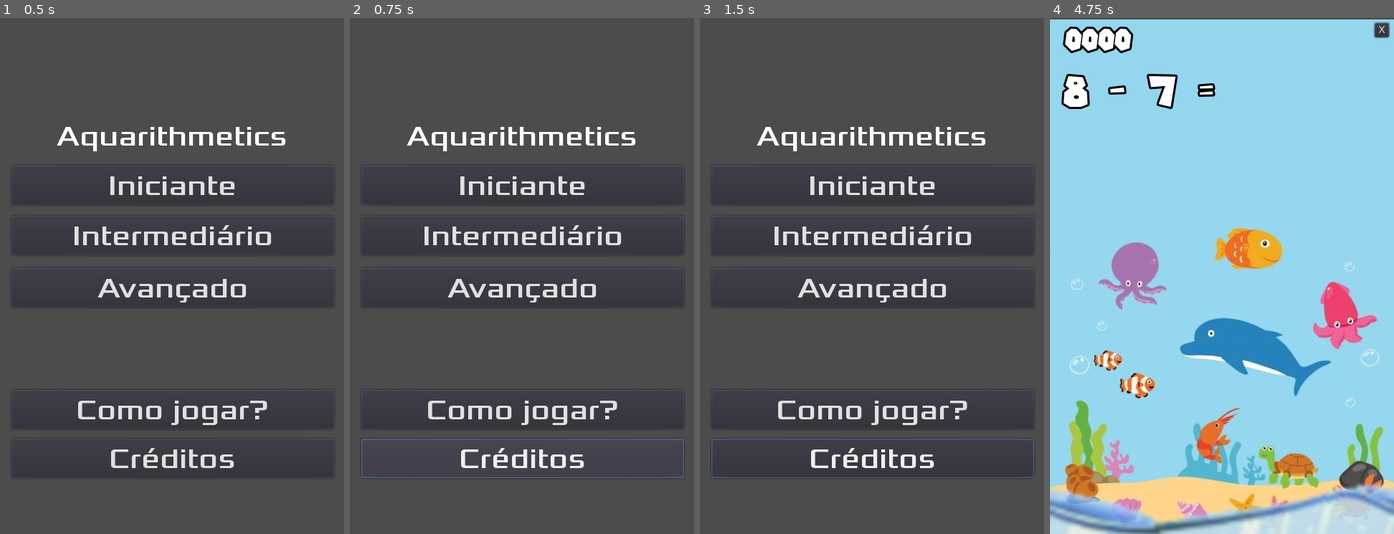
Above: before the commit, frames 1-4 (left to right).
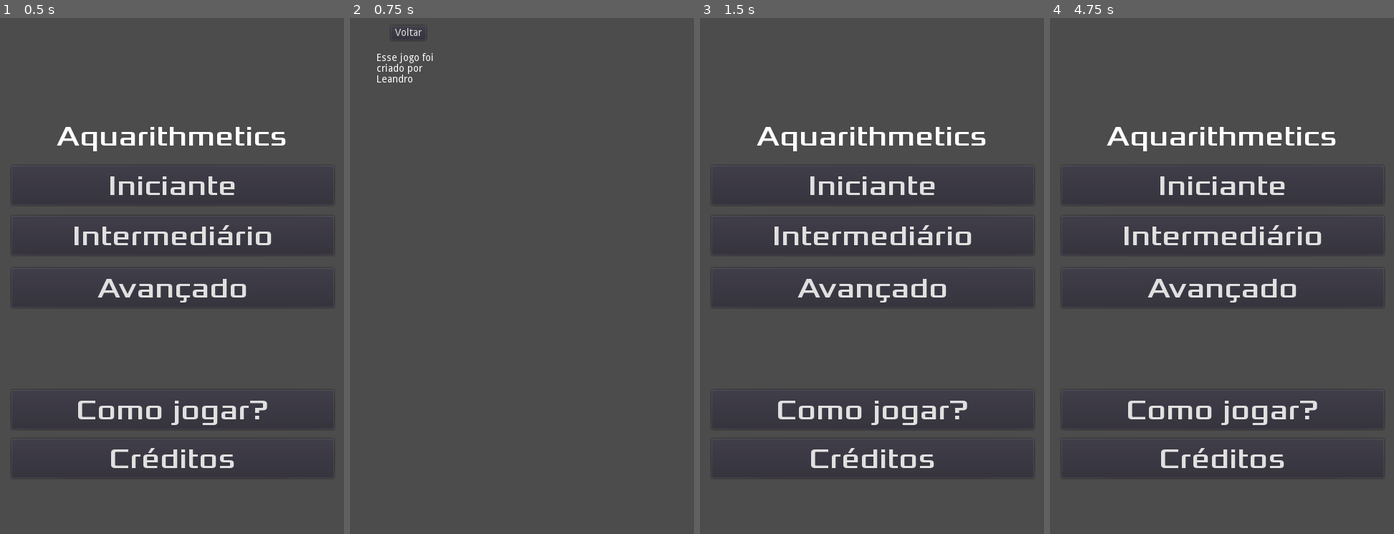
Above: after the commit, the same moments.

Repository: leandroruisjbv/aquarithmetics
Game: Godot game, scene res://cenas/Principal.tscn
The game is run twice, just before and just after one commit, with the same random seed, the same clock (stepped at 60 frames per second) and the same inputs.
Inputs (mouse positions are in pixels of both pictures, inside the frame that each line leads up to):
- Up to frame 1 (0.5 s): no input
- Up to frame 2 (0.75 s): click "Créditos" at 0.5 s
- Up to frame 3 (1.5 s): click (758, 33) at 1.25 s, where only the run after the commit has a clickable "Voltar"
- Up to frame 4 (4.75 s): click "Como jogar?" at 2 s; click (1222, 410) at 2.75 s, where only the run before the commit has a clickable "Como jogar?"; click (1222, 183) at 3.5 s, where only the run before the commit has a clickable "Iniciante"; click (1067, 23) at 4.25 s, where only the run after the commit has a clickable "Voltar"

Frame 1 is identical in both runs. In frame 2, 5.2% of the frame differs, in the area x 3-98%, y 1-90%; in frame 3, 0.3%; in frame 4, 99%, in the area x 0-100%, y 0-100%.

Commit message:
V3.0 finalizada
Sem descrição

Diff:
--- /dev/null
+++ b/Instrucoes.gd
@@ -0,0 +1,22 @@
+# Script Instruções
+extends CanvasLayer
+signal voltar
+
+
+
+func _ready():
+	$RichTextLabel.hide()
+	$Button.hide()
+	pass # Replace with function body.
+
+func mostrar_instrucoes():
+	$RichTextLabel.show()
+	$Button.show()
+	pass # Replace with function body.
+
+
+func _on_Button_pressed():
+	emit_signal("voltar")
+	$RichTextLabel.hide()
+	$Button.hide()
+	pass # Replace with function body.
--- a/cenas/Créditos.tscn
+++ b/cenas/Créditos.tscn
@@ -1,23 +1,27 @@
-[gd_scene format=2]
+[gd_scene load_steps=2 format=2]
 
-[node name="Créditos" type="Node2D"]
-__meta__ = {
-"_editor_description_": "Esse software foi desenvolvido por Leandro"
-}
+[ext_resource path="res://scripts/Creditos.gd" type="Script" id=1]
 
-[node name="CanvasLayer" type="CanvasLayer" parent="."]
+[node name="Créditos" type="CanvasLayer"]
+script = ExtResource( 1 )
 
-[node name="RichTextLabel" type="RichTextLabel" parent="CanvasLayer"]
-margin_right = 40.0
-margin_bottom = 40.0
+[node name="RichTextLabel" type="RichTextLabel" parent="."]
+margin_left = 37.0
+margin_top = 49.0
+margin_right = 150.0
+margin_bottom = 124.0
+text = "Esse jogo foi criado por Leandro"
 __meta__ = {
 "_edit_use_anchors_": false
 }
 
-[node name="Button" type="Button" parent="CanvasLayer"]
-margin_right = 12.0
-margin_bottom = 20.0
+[node name="Button" type="Button" parent="."]
+margin_left = 56.5611
+margin_top = 11.2373
+margin_right = 105.561
+margin_bottom = 31.2373
 text = "Voltar"
 __meta__ = {
 "_edit_use_anchors_": false
 }
+[connection signal="pressed" from="Button" to="." method="_on_Button_pressed"]
--- a/cenas/HUD.tscn
+++ b/cenas/HUD.tscn
@@ -113,4 +113,6 @@
 [connection signal="pressed" from="Easy" to="." method="_on_Easy_pressed"]
 [connection signal="pressed" from="Medium" to="." method="_on_Medium_pressed"]
 [connection signal="pressed" from="Hard" to="." method="_on_Hard_pressed"]
+[connection signal="pressed" from="About" to="." method="_on_About_pressed"]
+[connection signal="pressed" from="Instructions" to="." method="_on_Instructions_pressed"]
 [connection signal="pressed" from="QuitGame" to="." method="_on_QuitGame_pressed"]
--- a/cenas/Instruções.tscn
+++ b/cenas/Instruções.tscn
@@ -1,21 +1,25 @@
-[gd_scene format=2]
+[gd_scene load_steps=2 format=2]
 
-[node name="Instruções" type="Node2D"]
+[ext_resource path="res://Instrucoes.gd" type="Script" id=1]
 
-[node name="CanvasLayer" type="CanvasLayer" parent="."]
+[node name="Instruções" type="CanvasLayer"]
+script = ExtResource( 1 )
 
-[node name="RichTextLabel" type="RichTextLabel" parent="CanvasLayer"]
-margin_right = 40.0
-margin_bottom = 40.0
+[node name="RichTextLabel" type="RichTextLabel" parent="."]
+margin_left = 116.0
+margin_top = 126.0
+margin_right = 339.0
+margin_bottom = 336.0
 text = "Para jogar vc precisa inserir as respostas e apertar enter"
 __meta__ = {
 "_edit_use_anchors_": false
 }
 
-[node name="Button" type="Button" parent="CanvasLayer"]
-margin_right = 12.0
+[node name="Button" type="Button" parent="."]
+margin_right = 49.0
 margin_bottom = 20.0
 text = "Voltar"
 __meta__ = {
 "_edit_use_anchors_": false
 }
+[connection signal="pressed" from="Button" to="." method="_on_Button_pressed"]
--- a/cenas/Principal.tscn
+++ b/cenas/Principal.tscn
@@ -1,9 +1,11 @@
-[gd_scene load_steps=5 format=2]
+[gd_scene load_steps=7 format=2]
 
 [ext_resource path="res://cenas/Água.tscn" type="PackedScene" id=1]
 [ext_resource path="res://cenas/Jogador.tscn" type="PackedScene" id=2]
 [ext_resource path="res://scripts/Principal.gd" type="Script" id=3]
 [ext_resource path="res://cenas/HUD.tscn" type="PackedScene" id=4]
+[ext_resource path="res://cenas/Instruções.tscn" type="PackedScene" id=5]
+[ext_resource path="res://cenas/Créditos.tscn" type="PackedScene" id=6]
 
 [node name="Principal" type="Area2D"]
 script = ExtResource( 3 )
@@ -18,6 +20,12 @@
 [node name="StartTimer" type="Timer" parent="."]
 wait_time = 2.0
 one_shot = true
+
+[node name="Créditos" parent="." instance=ExtResource( 6 )]
+
+[node name="Instruções" parent="." instance=ExtResource( 5 )]
+[connection signal="about" from="HUD" to="." method="_on_HUD_about"]
+[connection signal="instructions" from="HUD" to="." method="_on_HUD_instructions"]
 [connection signal="quit_game" from="HUD" to="." method="_on_HUD_quit_game"]
 [connection signal="start_easy" from="HUD" to="." method="_on_HUD_start_easy"]
 [connection signal="start_hard" from="HUD" to="." method="_on_HUD_start_hard"]
@@ -27,3 +35,5 @@
 [connection signal="certo" from="Agua" to="." method="_on_Agua_certo"]
 [connection signal="errado" from="Agua" to="." method="_on_Agua_errado"]
 [connection signal="game_over" from="Agua" to="." method="game_over"]
+[connection signal="voltar" from="Créditos" to="." method="_on_Crditos_voltar"]
+[connection signal="voltar" from="Instruções" to="." method="_on_Instrues_voltar"]
--- /dev/null
+++ b/scripts/Creditos.gd
@@ -0,0 +1,23 @@
+# Script Créditos
+extends CanvasLayer
+signal voltar
+
+
+
+func _ready():
+	$RichTextLabel.hide()
+	$Button.hide()
+	pass # Replace with function body.
+
+func mostrar_creditos():
+	$RichTextLabel.show()
+	$Button.show()
+	pass # Replace with function body.
+
+
+
+func _on_Button_pressed():
+	emit_signal("voltar")
+	$RichTextLabel.hide()
+	$Button.hide()
+	pass # Replace with function body.
--- a/scripts/HUD.gd
+++ b/scripts/HUD.gd
@@ -5,6 +5,9 @@
 signal start_medium
 signal start_hard
 signal quit_game
+
+signal about
+signal instructions
 
 
 # Called when the node enters the scene tree for the first time.
@@ -55,3 +58,11 @@
 
 func _on_QuitGame_pressed():
 	emit_signal("quit_game")
+
+
+func _on_Instructions_pressed():
+	emit_signal("instructions")
+
+
+func _on_About_pressed():
+	emit_signal("about")
--- a/scripts/Principal.gd
+++ b/scripts/Principal.gd
@@ -83,3 +83,26 @@
 
 	return msg
 	pass
+
+
+func _on_Crditos_voltar():
+	$HUD.acender_luzes()
+	pass # Replace with function body.
+
+func _on_Instrues_voltar():
+	$HUD.acender_luzes()
+	pass # Replace with function body.
+
+
+func _on_HUD_about():
+	$"Créditos".mostrar_creditos()
+	$HUD.apagar_luzes()
+	$HUD/QuitGame.hide()
+	pass # Replace with function body.
+
+
+func _on_HUD_instructions():
+	$"Instruções".mostrar_instrucoes()
+	$HUD.apagar_luzes()
+	$HUD/QuitGame.hide()
+	pass # Replace with function body.
